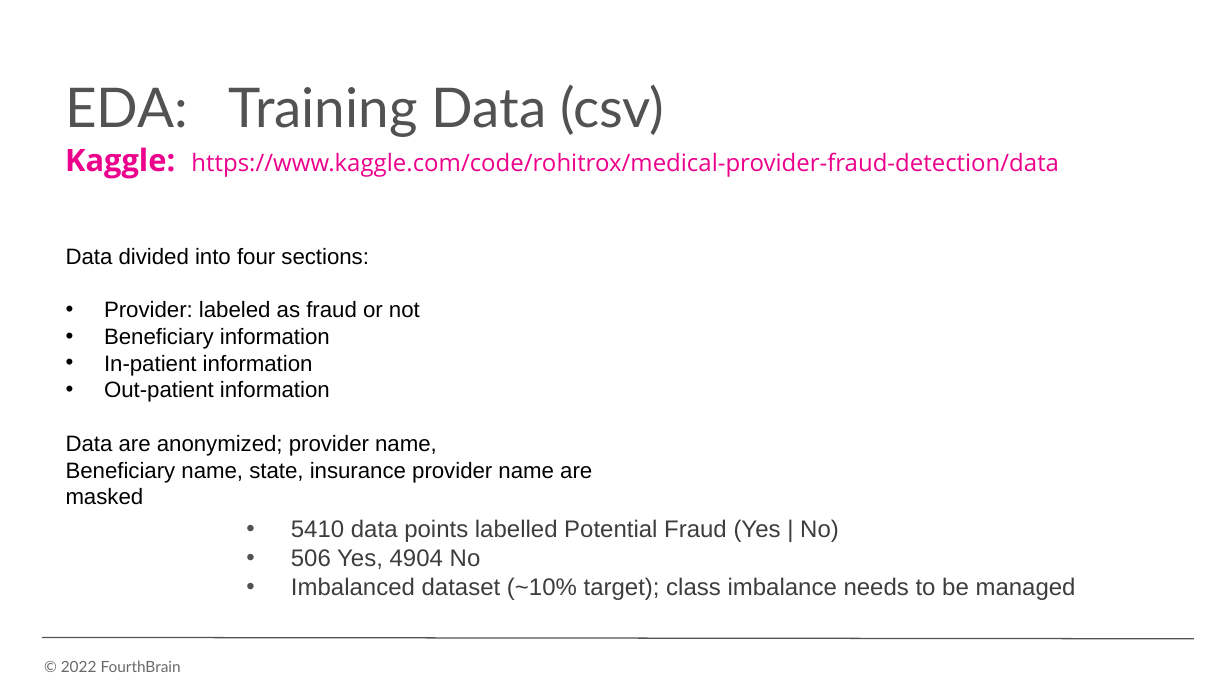
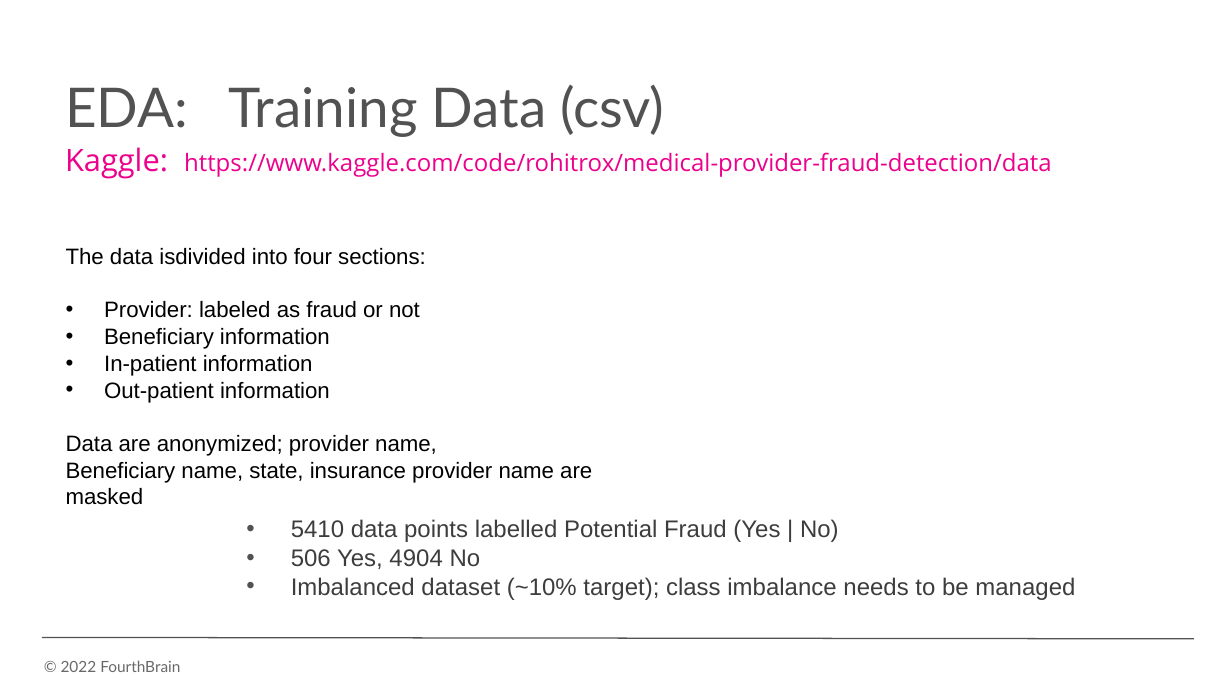
Before and after one commit to monika0603/MLE10-Capstone-Project, a slide deck: slide 29 of docs/presentation/CapstonePreso_HealthcareAnomaly.pptx. Drawn at 1232x693 pixels with LibreOffice and Linux fonts; fonts in the diff are those of the drawing; background and template pictures are left out. Boxes give left, top, right and bottom in pixels: in the first picture for what was removed or moved away, otherwise in the second. Text is boxed around its words. In the diff, an @@ line names an element or a change of style, - is before the commit and + after.

```diff
--- a/docs/presentation/CapstonePreso_HealthcareAnomaly.pptx
+++ b/docs/presentation/CapstonePreso_HealthcareAnomaly.pptx
@@ text "Kaggle: https://www.kaggle.com/code/rohitrox/medical-provide ..." at (65, 147, 1052, 179): bold off in "Kaggle:" @@
@@ text at (66, 248, 426, 265): text changed @@
-Data divided into four sections:
+The data isdivided into four sections:
@@ text "5410 data points labelled Potential ..." at (291, 519, 1075, 600): text colour #3E3E3E to #3D3D3D @@
```
Also in this commit, not shown: 25 other slides changed, 4 other files.
